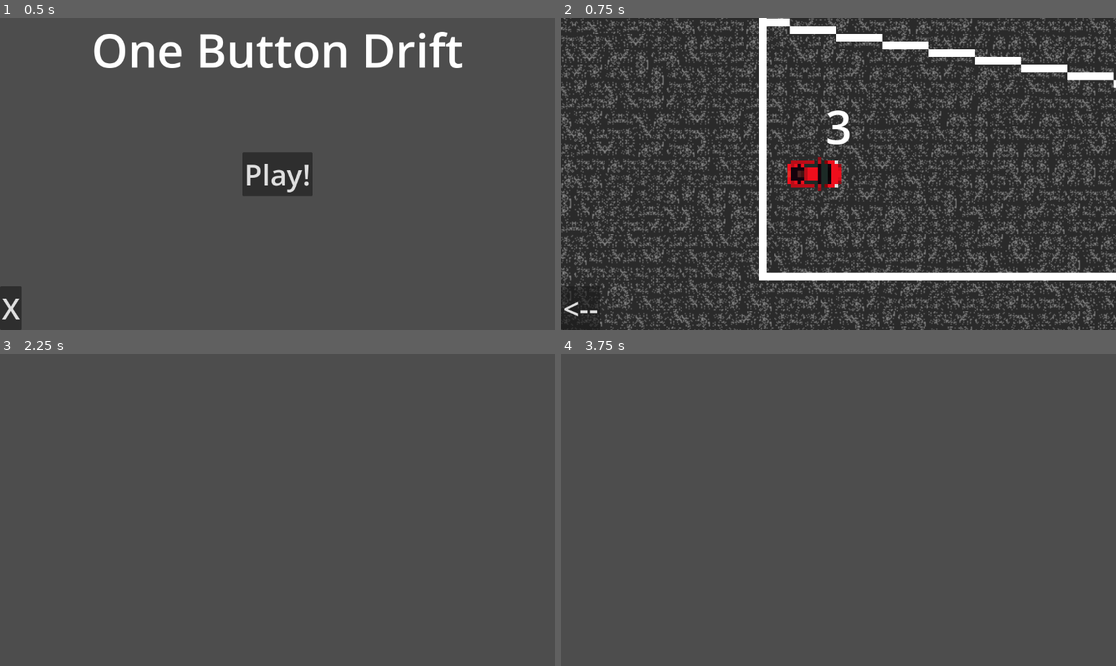
Above: before the commit, frames 1-4 (two rows, left to right).
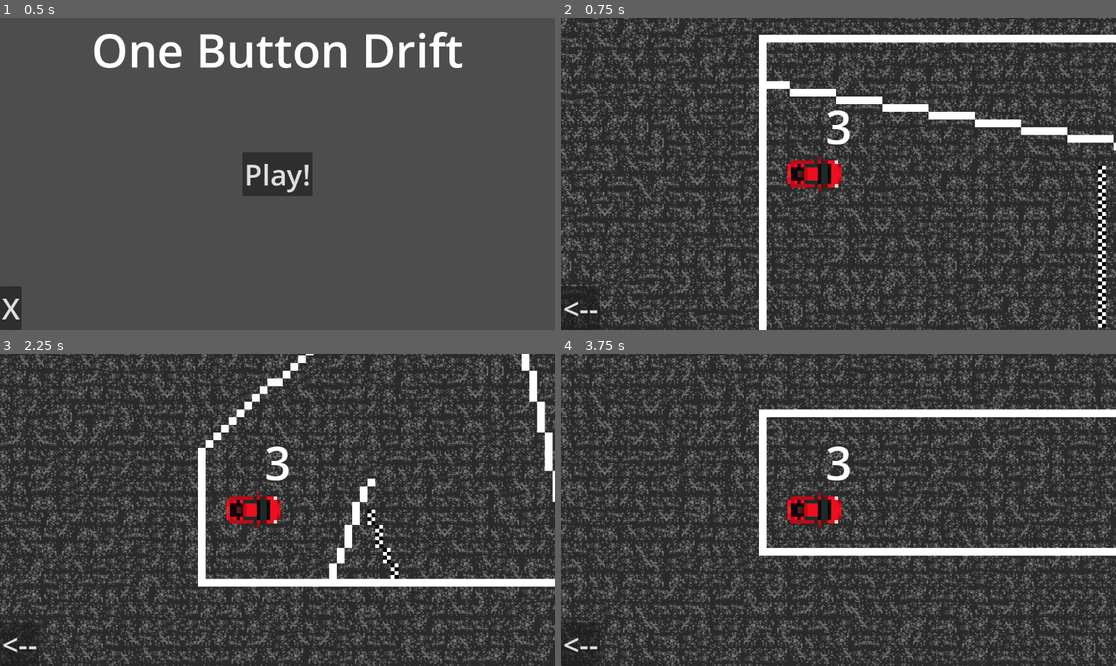
Above: after the commit, the same moments.

Repository: JBlitzar/One-Button-Racing
Game: Godot game, scene res://Main.tscn
The game is run twice, just before and just after one commit, with the same random seed, the same clock (stepped at 60 frames per second) and the same inputs.
Inputs (mouse positions are in pixels of both pictures, inside the frame that each line leads up to):
- Up to frame 1 (0.5 s): no input
- Up to frame 2 (0.75 s): click "Play!" at 0.5 s
- Up to frame 3 (2.25 s): click "<--" at 1.25 s; click "Play!" at 2 s
- Up to frame 4 (3.75 s): click (583, 644) at 2.75 s, where only the run after the commit has a clickable "<--"; click (838, 510) at 3.5 s, where only the run after the commit has a clickable "Play!"

Frame 1 is identical in both runs. In frame 2, 38% of the frame differs, in the area x 0-100%, y 0-100%; in frame 3, 68%; in frame 4, 68%.
Error before the commit: Out of bounds get index '1' (on base: 'Array[PackedScene]') (res://Main.gd:35)

Commit message:
8 levels

Diff:
--- a/Main.tscn
+++ b/Main.tscn
@@ -1,18 +1,26 @@
-[gd_scene load_steps=8 format=3 uid="uid://bx7g44k0biiud"]
+[gd_scene load_steps=16 format=3 uid="uid://bx7g44k0biiud"]
 
 [ext_resource type="Script" path="res://Main.gd" id="1_0c3xc"]
-[ext_resource type="PackedScene" uid="uid://e85ptd8p0ofu" path="res://Level.tscn" id="2_ts7kf"]
+[ext_resource type="PackedScene" uid="uid://dq1kvl5q0ap22" path="res://Levels/Level1.tscn" id="2_1avga"]
 [ext_resource type="Theme" uid="uid://ek67disyokgj" path="res://BaseTheme.tres" id="3_50bqp"]
 [ext_resource type="AudioStream" uid="uid://cl8hcr2u7r1ri" path="res://2012_november_fakeAwake04 back to A minor.wav" id="3_iiw4v"]
+[ext_resource type="PackedScene" uid="uid://qww50n1sd6ox" path="res://Levels/Level2.tscn" id="3_k1p0b"]
+[ext_resource type="PackedScene" uid="uid://btd2rxtpspvee" path="res://Levels/Level3.tscn" id="4_4kfpg"]
 [ext_resource type="AudioStream" uid="uid://cly33dh7niqm5" path="res://level.wav" id="4_uy8wu"]
+[ext_resource type="PackedScene" uid="uid://qv4hnr2yamay" path="res://Levels/Level4.tscn" id="5_10v8v"]
 [ext_resource type="AudioStream" uid="uid://dyelsjc4n422u" path="res://Won!.wav" id="5_v7u4x"]
+[ext_resource type="PackedScene" uid="uid://s1oy2jjmg1af" path="res://Levels/Level5.tscn" id="6_qjhfe"]
+[ext_resource type="PackedScene" uid="uid://cnh0men8y416e" path="res://Levels/Level6.tscn" id="7_0do1f"]
+[ext_resource type="PackedScene" uid="uid://d3whpbdf63hma" path="res://Levels/Level7.tscn" id="8_omsw8"]
+[ext_resource type="PackedScene" uid="uid://cjjevtcc564j2" path="res://Levels/Level8.tscn" id="9_arjjo"]
+[ext_resource type="PackedScene" uid="uid://8mjl28c4yim5" path="res://Levels/Level9.tscn" id="10_45ef0"]
 
 [sub_resource type="LabelSettings" id="LabelSettings_c3vh2"]
 font_size = 96
 
 [node name="Main" type="Node"]
 script = ExtResource("1_0c3xc")
-scenes = Array[PackedScene]([ExtResource("2_ts7kf")])
+scenes = Array[PackedScene]([ExtResource("2_1avga"), ExtResource("3_k1p0b"), ExtResource("4_4kfpg"), ExtResource("5_10v8v"), ExtResource("6_qjhfe"), ExtResource("7_0do1f"), ExtResource("8_omsw8"), ExtResource("9_arjjo"), ExtResource("10_45ef0")])
 
 [node name="UI" type="Control" parent="."]
 layout_mode = 3
